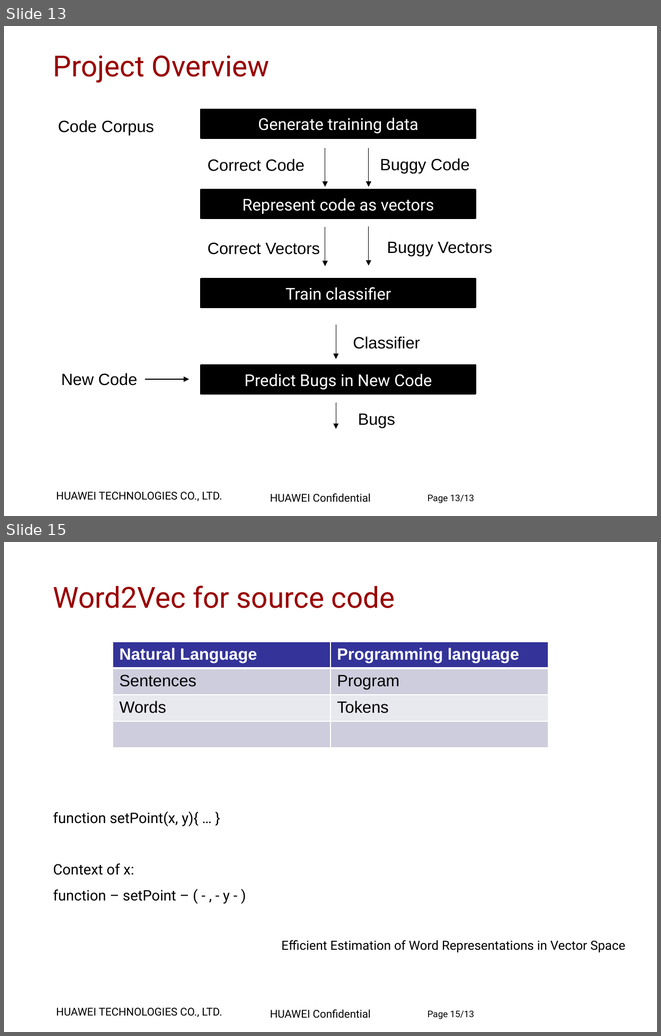
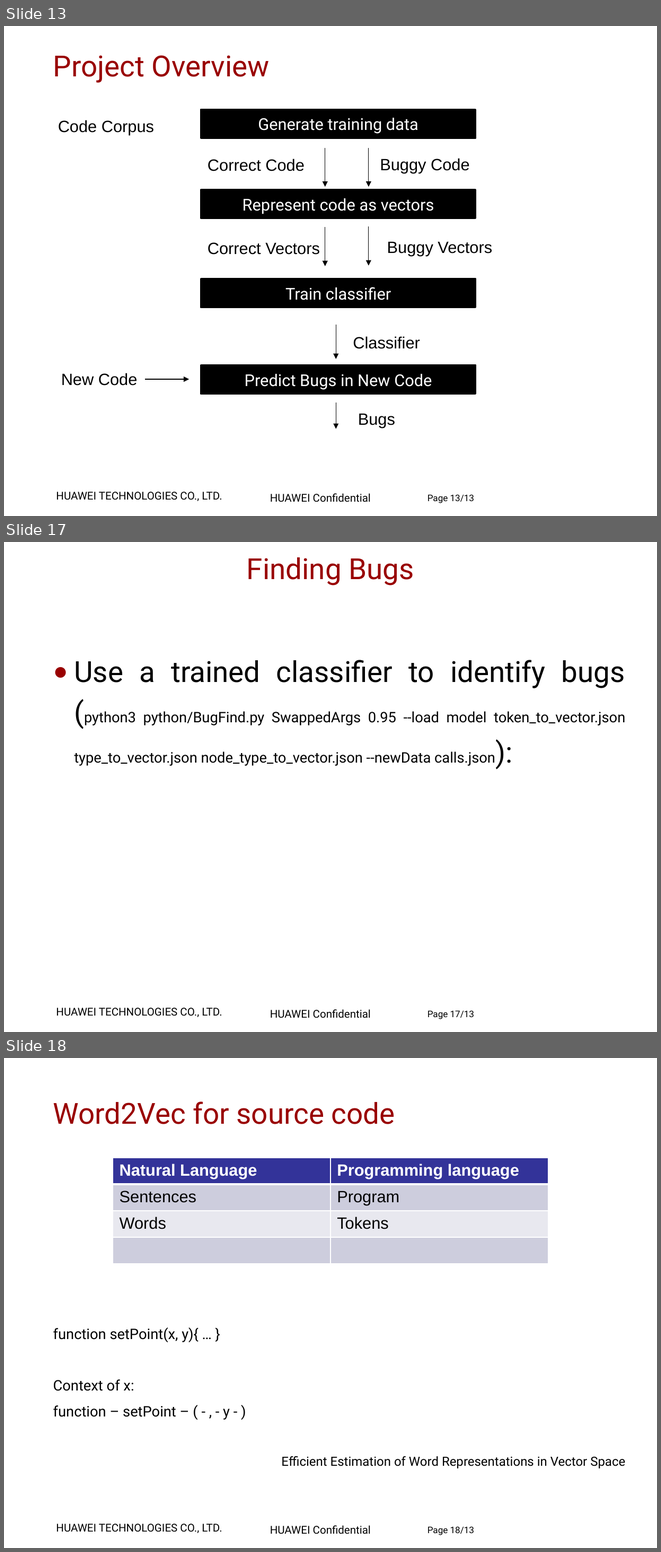
Before and after one commit to zuoqin/DeepBugs, a slide deck: materials/Project Presentation.pptx. Shown one above the other, each under a label of ours: slides 13 and 15 before the commit, slides 13, 17 and 18 after it; the slides between them are not shown. The pictures are 661x1036 and 661x1552 pixels, drawn with LibreOffice and Linux fonts; fonts in the diff are those of the drawing; background and template pictures are left out. Boxes give left, top, right and bottom in pixels: in the first picture for what was removed or moved away, otherwise in the second. Text is boxed around its words. In the diff, an @@ line names an element or a change of style, - is before the commit and + after.

```diff
--- a/materials/Project Presentation.pptx
+++ b/materials/Project Presentation.pptx
@@ slide 17 added at box(4, 542, 657, 1032), background #FFFFFF; not listed: 2 template elements that a slide beside it also shows @@
@@ title added at box(247, 557, 414, 585), 32 pt, text #990000 @@
+Finding Bugs
@@ text added at box(74, 660, 625, 766), 16 pt, text #000000 @@
+● Use a trained classifier to identify bugs (python3 python/BugFind.py SwappedArgs 0.95 --load model token_to_vector.json type_to_vector.json node_type_to_vector.json --newData calls.json):
@@ page number added at box(427, 1010, 474, 1019), 10 pt, text #000000 @@
+Page 17/13
@@ what was slide 15 is now slide 18 @@
@@ page number at box(427, 1526, 474, 1535): text changed @@
-Page 15/13
+Page 18/13
```
Also in this commit, not shown: 1 slide changed, 3 other slides added, 1 slide removed.
